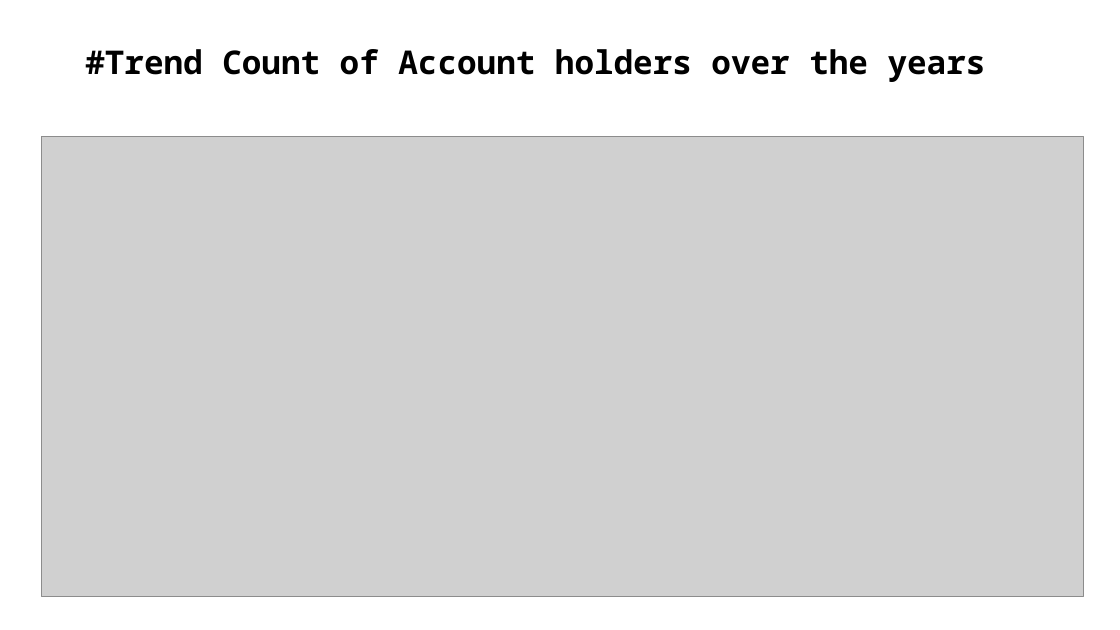
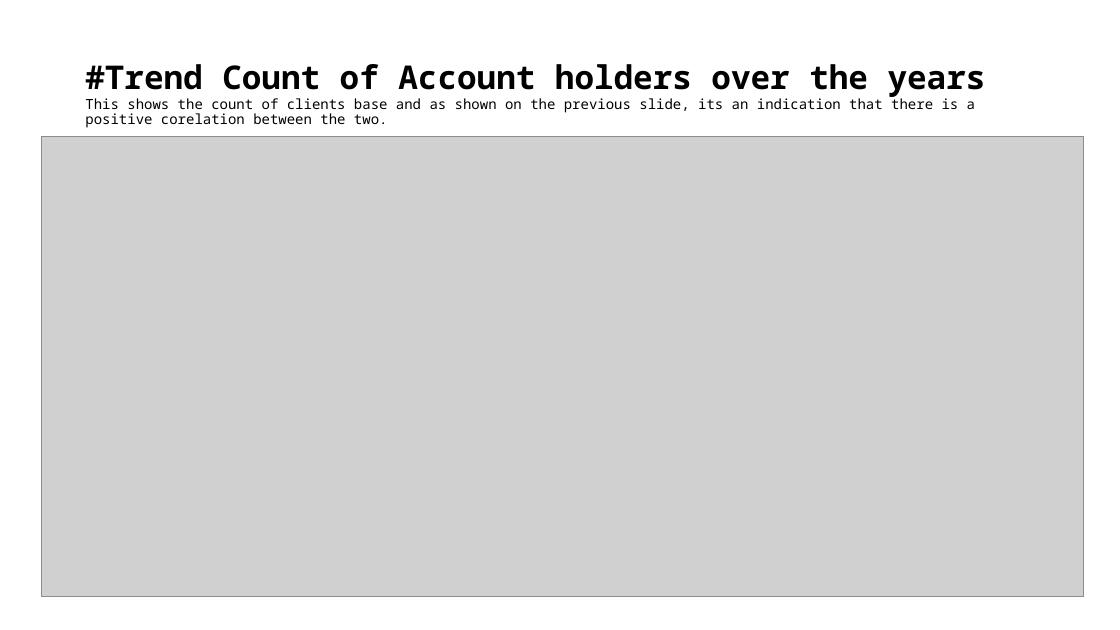
Before and after one commit to 1Wambugu/Final-project, a slide deck: slide 7 of Loan Book Analysis.pptx. Drawn at 1120x630 pixels with LibreOffice and Linux fonts; fonts in the diff are those of the drawing; grey boxes stand for pictures. Boxes give left, top, right and bottom in pixels: in the first picture for what was removed or moved away, otherwise in the second. Text is boxed around its words. In the diff, an @@ line names an element or a change of style, - is before the commit and + after.

```diff
--- a/Loan Book Analysis.pptx
+++ b/Loan Book Analysis.pptx
@@ title at (x1=85, y1=64, x2=986, y2=128): text changed; size 28 to 12 pt; bold off @@
-#Trend Count of Account holders over the years
+#Trend Count of Account holders over the years
+This shows the count of clients base and as shown on the previous slide, its an indication that there is a positive corelation between the two.
```
Also in this commit, not shown: 5 other slides changed, 1 other file.
